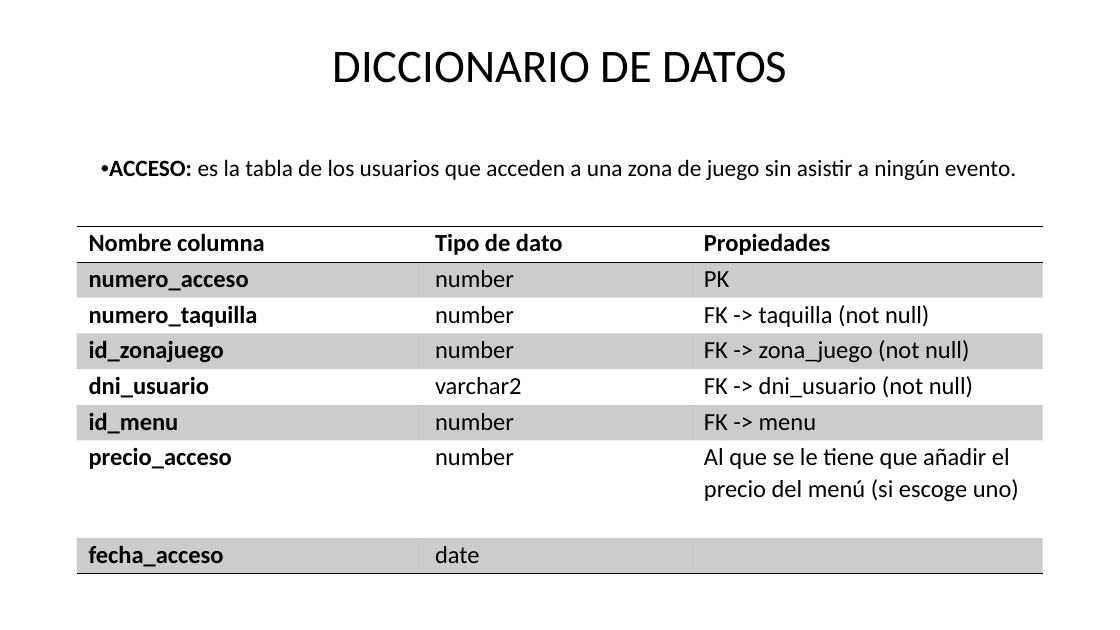
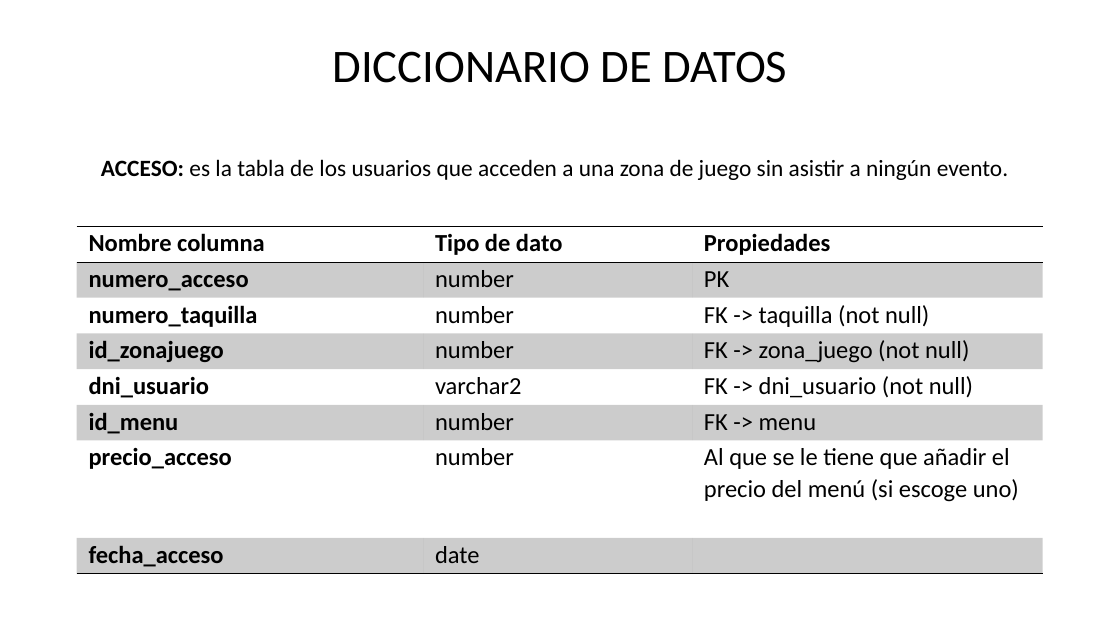
Before and after one commit to maraloeDev/Proyecto-de-Bases-de-Datos, a slide deck: slide 14 of Docs/Finales/Defensa proyecto intermodular.pptx. Drawn at 1120x630 pixels with LibreOffice and Linux fonts; fonts in the diff are those of the drawing. Boxes give left, top, right and bottom in pixels: in the first picture for what was removed or moved away, otherwise in the second. Text is boxed around its words. In the diff, an @@ line names an element or a change of style, - is before the commit and + after.

```diff
--- a/Docs/Finales/Defensa proyecto intermodular.pptx
+++ b/Docs/Finales/Defensa proyecto intermodular.pptx
@@ text "ACCESO: es la tabla de ..." at (x1=101, y1=159, x2=1008, y2=180): bullet • to none @@
```
Also in this commit, not shown: 4 other slides changed.
